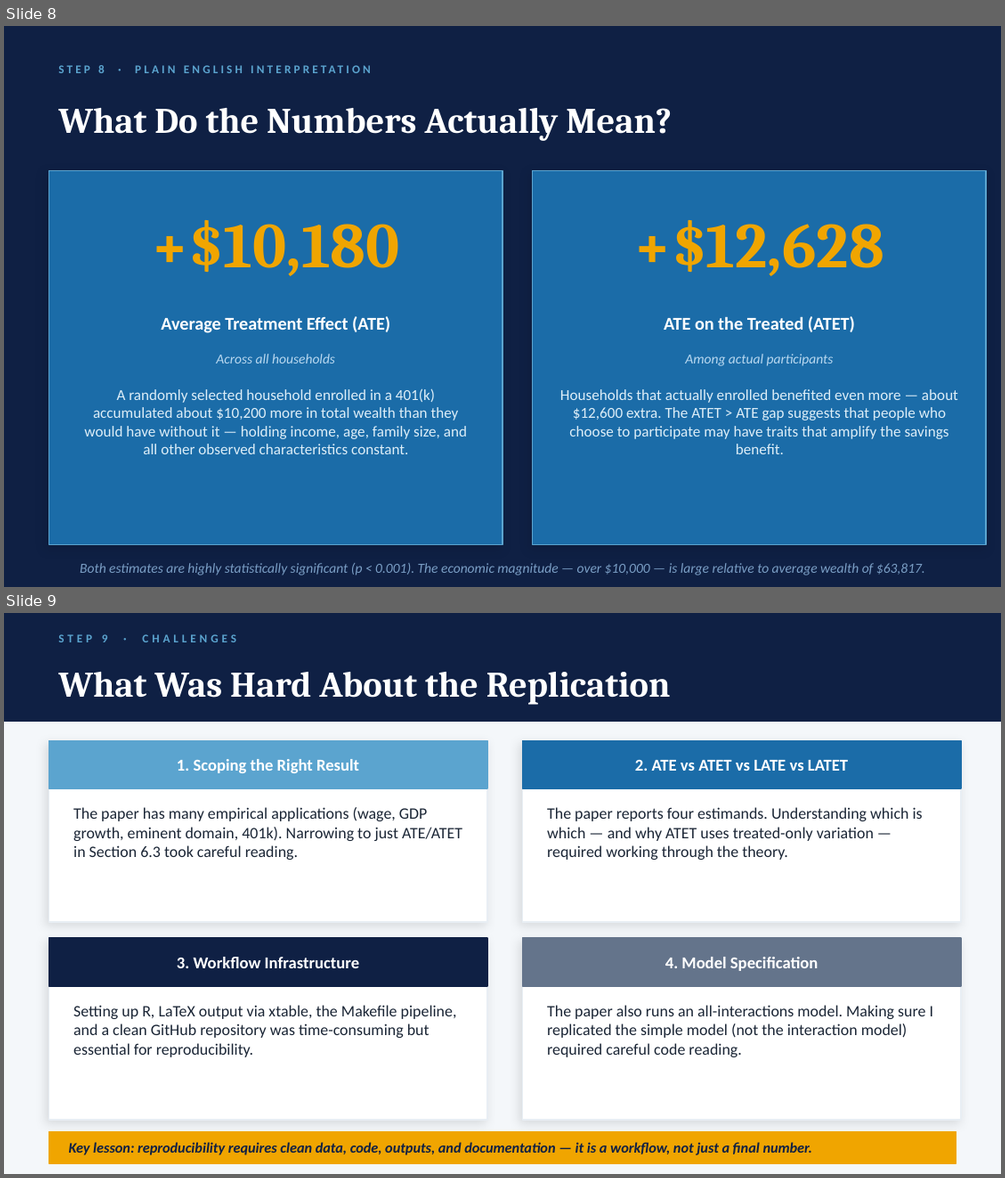
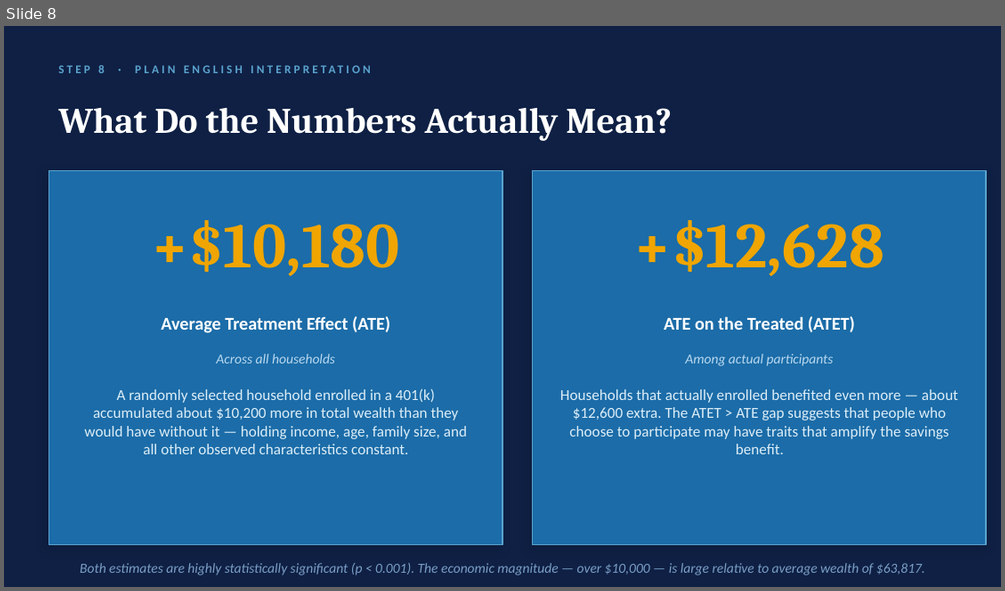
Before and after one commit to Patrick137469/hdm-401k-replication, a slide deck: presentation/GSE552_401k_prof_format.pptx. Shown one above the other, each under a label of ours: slides 8 and 9 before the commit, slide 8 after it. The pictures are 1005x1178 and 1005x591 pixels, drawn with LibreOffice and Linux fonts; fonts in the diff are those of the drawing. Boxes give left, top, right and bottom in pixels: in the first picture for what was removed or moved away, otherwise in the second. Text is boxed around its words. In the diff, an @@ line names an element or a change of style, - is before the commit and + after.

```diff
--- a/presentation/GSE552_401k_prof_format.pptx
+++ b/presentation/GSE552_401k_prof_format.pptx
@@ slide 9 removed at <box>4,613,1001,1174</box>, background #F4F7FA @@
@@ rectangle removed at <box>4,613,1001,721</box> @@
@@ text removed at <box>58,634,236,642</box> @@
-STEP 9 · CHALLENGES
@@ text removed at <box>58,672,671,705</box> @@
-What Was Hard About the Replication
@@ rectangle removed at <box>48,740,487,922</box> @@
@@ rectangle removed at <box>48,740,487,788</box> @@
@@ rectangle removed at <box>522,740,961,922</box> @@
@@ rectangle removed at <box>522,740,961,788</box> @@
@@ text removed at <box>177,759,359,773</box> @@
-1. Scoping the Right Result
@@ text removed at <box>635,760,848,771</box> @@
-2. ATE vs ATET vs LATE vs LATET
@@ text removed at <box>73,807,462,860</box> @@
-The paper has many empirical applications (wage, GDP growth, eminent domain, 401k). Narrowing to just ATE/ATET in Section 6.3 took careful reading.
@@ text removed at <box>547,807,922,860</box> @@
-The paper reports four estimands. Understanding which is which — and why ATET uses treated-only variation — required working through the theory.
@@ rectangle removed at <box>48,938,487,1119</box> @@
@@ rectangle removed at <box>48,938,487,986</box> @@
@@ text removed at <box>177,957,360,968</box> @@
-3. Workflow Infrastructure
@@ rectangle removed at <box>522,938,961,1119</box> @@
@@ rectangle removed at <box>522,938,961,986</box> @@
@@ text removed at <box>665,957,818,971</box> @@
-4. Model Specification
@@ text removed at <box>73,1005,457,1057</box> @@
-Setting up R, LaTeX output via xtable, the Makefile pipeline, and a clean GitHub repository was time-consuming but essential for reproducibility.
@@ text removed at <box>547,1005,933,1057</box> @@
-The paper also runs an all-interactions model. Making sure I replicated the simple model (not the interaction model) required careful code reading.
@@ rectangle removed at <box>48,1131,956,1163</box> @@
@@ text removed at <box>69,1142,813,1155</box> @@
-Key lesson: reproducibility requires clean data, code, outputs, and documentation — it is a workflow, not just a final number.
```
Also in this commit, not shown: 1 slide added, 1 other slide removed.
